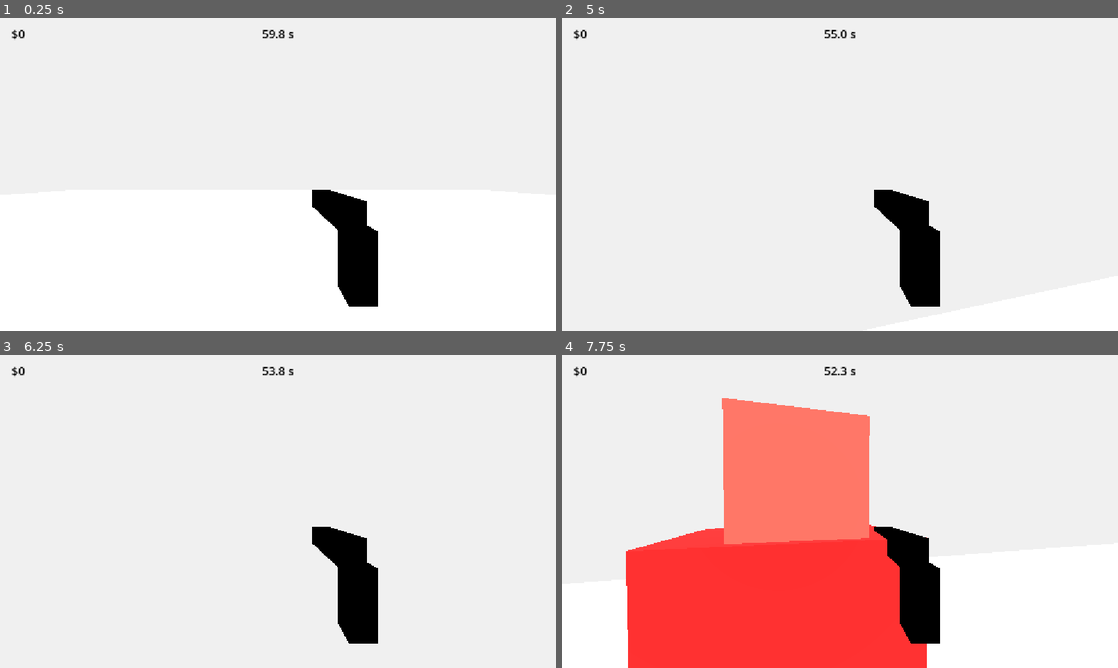
Above: before the commit, frames 1-4 (two rows, left to right).
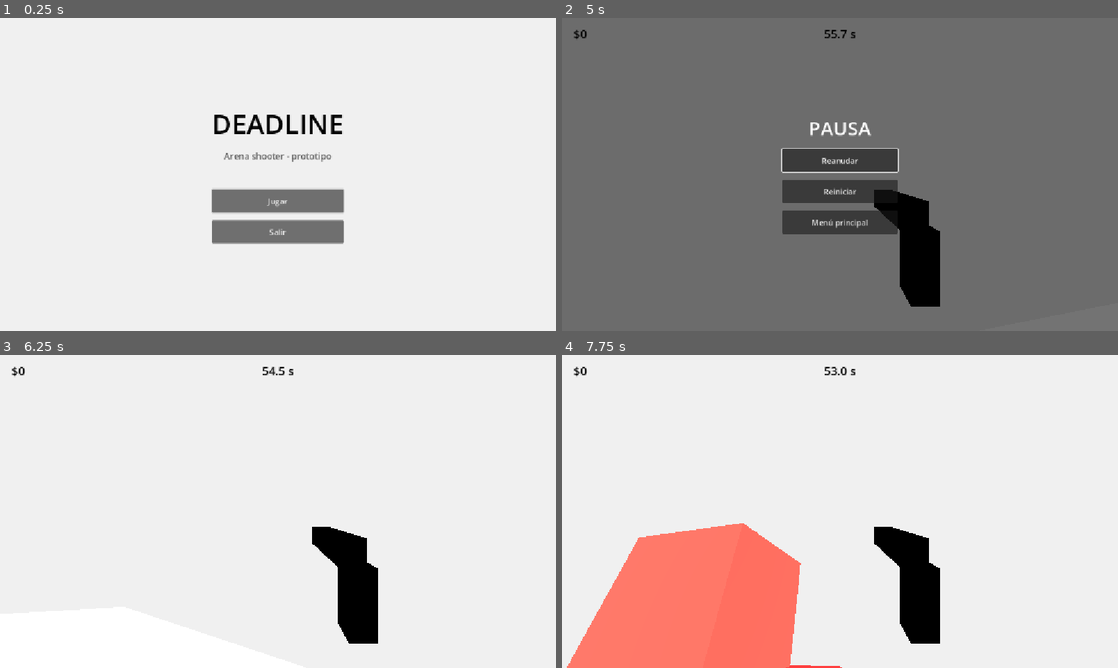
Above: after the commit, the same moments.

Repository: Veilen1/Deadline
Game: Godot game, scene res://scenes/ui/main_menu.tscn
Same seed, same stepped clock (60 frames per second), same inputs: the game is played once before the commit and once after it. Before the commit the project starts from res://scenes/main.tscn.
Inputs (mouse positions are in pixels of both pictures, inside the frame that each line leads up to):
- Up to frame 1 (0.25 s): no input
- Up to frame 2 (5 s): click (840, 199) at 0.5 s, where only the run after the commit has a clickable "Jugar"; move the mouse to (867, 174) at 1.27 s; press the mouse at (867, 174) at 1.28 s; hold W (move_forward) from 1.28 s (still down); move the mouse to (812, 174) at 2.02 s; release the mouse at (812, 174) at 2.03 s; click (812, 174) at 2.1 s; move the mouse to (851, 168) at 2.77 s; press the mouse at (851, 168) at 2.78 s; move the mouse to (834, 180) at 3.52 s; release the mouse at (834, 180) at 3.53 s; click (834, 180) at 3.6 s; move the mouse to (878, 177) at 4.27 s; press the mouse at (878, 177) at 4.28 s; tap Escape (ui_cancel) at 4.9 s
- Up to frame 3 (6.25 s): release W (move_forward) at 5 s; release the mouse at (316, 514) at 5 s; click (278, 498) at 5 s, where only the run after the commit has a clickable "Reanudar"; move the mouse to (111, 464) at 5.77 s; hold A (move_left) from 5.78 s (still down); click (111, 464) at 5.85 s
- Up to frame 4 (7.75 s): move the mouse to (867, 511) at 6.52 s; release A (move_left) at 6.53 s; press the mouse at (867, 511) at 6.53 s; hold S (move_back) 6.53-7.28 s; move the mouse to (756, 433) at 7.27 s; release the mouse at (756, 433) at 7.28 s; hold D (move_right) from 7.28 s (still down); click (756, 433) at 7.35 s

The runs differ from the first frame. In frame 1, 7.0% of the frame differs, in the area x 2-68%, y 3-93%; in frame 2, 97%, in the area x 0-100%, y 0-100%; in frame 3, less than 0.1%; in frame 4, 33%.

Commit message:
feat(ui): agregar menu principal y menu de pausa

Diff:
--- a/project.godot
+++ b/project.godot
@@ -11,7 +11,7 @@
 [application]
 
 config/name="Deadline"
-run/main_scene="res://scenes/main.tscn"
+run/main_scene="res://scenes/ui/main_menu.tscn"
 config/features=PackedStringArray("4.7", "Forward Plus")
 config/icon="res://icon.svg"
 
--- a/scenes/actors/player/player.gd
+++ b/scenes/actors/player/player.gd
@@ -25,10 +25,6 @@
 
 
 func _unhandled_input(event: InputEvent) -> void:
-	if event.is_action_pressed("ui_cancel"):
-		Input.mouse_mode = Input.MOUSE_MODE_VISIBLE
-		return
-
 	if Input.mouse_mode != Input.MOUSE_MODE_CAPTURED:
 		return
 
--- a/scenes/main.tscn
+++ b/scenes/main.tscn
@@ -1,8 +1,9 @@
-[gd_scene load_steps=4 format=3]
+[gd_scene load_steps=5 format=3]
 
 [ext_resource type="Script" path="res://scenes/main.gd" id="1_main"]
 [ext_resource type="PackedScene" path="res://scenes/actors/player/player.tscn" id="2_player"]
 [ext_resource type="PackedScene" path="res://scenes/levels/zone_01.tscn" id="3_zone"]
+[ext_resource type="PackedScene" path="res://scenes/ui/pause_menu.tscn" id="4_pause"]
 
 [node name="Main" type="Node3D"]
 script = ExtResource("1_main")
@@ -35,3 +36,5 @@
 theme_override_font_sizes/font_size = 24
 text = "60.0 s"
 horizontal_alignment = 1
+
+[node name="PauseMenu" parent="CanvasLayer" instance=ExtResource("4_pause")]
--- /dev/null
+++ b/scenes/ui/main_menu.gd
@@ -0,0 +1,21 @@
+extends Control
+
+const GAME_SCENE: String = "res://scenes/main.tscn"
+
+@onready var play_button: Button = $CenterContainer/Menu/PlayButton
+@onready var quit_button: Button = $CenterContainer/Menu/QuitButton
+
+
+func _ready() -> void:
+	Input.mouse_mode = Input.MOUSE_MODE_VISIBLE
+	play_button.pressed.connect(_on_play_pressed)
+	quit_button.pressed.connect(_on_quit_pressed)
+	play_button.grab_focus()
+
+
+func _on_play_pressed() -> void:
+	get_tree().change_scene_to_file(GAME_SCENE)
+
+
+func _on_quit_pressed() -> void:
+	get_tree().quit()
--- /dev/null
+++ b/scenes/ui/main_menu.tscn
@@ -0,0 +1,61 @@
+[gd_scene load_steps=2 format=3]
+
+[ext_resource type="Script" path="res://scenes/ui/main_menu.gd" id="1_main_menu"]
+
+[node name="MainMenu" type="Control"]
+layout_mode = 3
+anchors_preset = 15
+anchor_right = 1.0
+anchor_bottom = 1.0
+grow_horizontal = 2
+grow_vertical = 2
+script = ExtResource("1_main_menu")
+
+[node name="Background" type="ColorRect" parent="."]
+layout_mode = 1
+anchors_preset = 15
+anchor_right = 1.0
+anchor_bottom = 1.0
+grow_horizontal = 2
+grow_vertical = 2
+color = Color(0.94, 0.94, 0.94, 1)
+
+[node name="CenterContainer" type="CenterContainer" parent="."]
+layout_mode = 1
+anchors_preset = 15
+anchor_right = 1.0
+anchor_bottom = 1.0
+grow_horizontal = 2
+grow_vertical = 2
+
+[node name="Menu" type="VBoxContainer" parent="CenterContainer"]
+layout_mode = 2
+theme_override_constants/separation = 16
+
+[node name="TitleLabel" type="Label" parent="CenterContainer/Menu"]
+layout_mode = 2
+theme_override_colors/font_color = Color(0, 0, 0, 1)
+theme_override_font_sizes/font_size = 56
+text = "DEADLINE"
+horizontal_alignment = 1
+
+[node name="SubtitleLabel" type="Label" parent="CenterContainer/Menu"]
+layout_mode = 2
+theme_override_colors/font_color = Color(0.35, 0.35, 0.35, 1)
+theme_override_font_sizes/font_size = 18
+text = "Arena shooter - prototipo"
+horizontal_alignment = 1
+
+[node name="Spacer" type="Control" parent="CenterContainer/Menu"]
+custom_minimum_size = Vector2(0, 24)
+layout_mode = 2
+
+[node name="PlayButton" type="Button" parent="CenterContainer/Menu"]
+custom_minimum_size = Vector2(240, 48)
+layout_mode = 2
+text = "Jugar"
+
+[node name="QuitButton" type="Button" parent="CenterContainer/Menu"]
+custom_minimum_size = Vector2(240, 48)
+layout_mode = 2
+text = "Salir"
--- /dev/null
+++ b/scenes/ui/pause_menu.gd
@@ -0,0 +1,55 @@
+extends Control
+
+const MAIN_MENU_SCENE: String = "res://scenes/ui/main_menu.tscn"
+
+@onready var resume_button: Button = $CenterContainer/Menu/ResumeButton
+@onready var restart_button: Button = $CenterContainer/Menu/RestartButton
+@onready var main_menu_button: Button = $CenterContainer/Menu/MainMenuButton
+
+
+func _ready() -> void:
+	hide()
+	process_mode = Node.PROCESS_MODE_ALWAYS
+	resume_button.pressed.connect(_on_resume_pressed)
+	restart_button.pressed.connect(_on_restart_pressed)
+	main_menu_button.pressed.connect(_on_main_menu_pressed)
+
+
+func _unhandled_input(event: InputEvent) -> void:
+	if not event.is_action_pressed("ui_cancel"):
+		return
+
+	if visible:
+		_resume_game()
+	else:
+		_pause_game()
+
+	get_viewport().set_input_as_handled()
+
+
+func _pause_game() -> void:
+	get_tree().paused = true
+	show()
+	Input.mouse_mode = Input.MOUSE_MODE_VISIBLE
+	resume_button.grab_focus()
+
+
+func _resume_game() -> void:
+	hide()
+	get_tree().paused = false
+	Input.mouse_mode = Input.MOUSE_MODE_CAPTURED
+
+
+func _on_resume_pressed() -> void:
+	_resume_game()
+
+
+func _on_restart_pressed() -> void:
+	get_tree().paused = false
+	get_tree().reload_current_scene()
+
+
+func _on_main_menu_pressed() -> void:
+	get_tree().paused = false
+	Input.mouse_mode = Input.MOUSE_MODE_VISIBLE
+	get_tree().change_scene_to_file(MAIN_MENU_SCENE)
--- /dev/null
+++ b/scenes/ui/pause_menu.tscn
@@ -0,0 +1,57 @@
+[gd_scene load_steps=2 format=3]
+
+[ext_resource type="Script" path="res://scenes/ui/pause_menu.gd" id="1_pause_menu"]
+
+[node name="PauseMenu" type="Control"]
+process_mode = 3
+visible = false
+layout_mode = 3
+anchors_preset = 15
+anchor_right = 1.0
+anchor_bottom = 1.0
+grow_horizontal = 2
+grow_vertical = 2
+script = ExtResource("1_pause_menu")
+
+[node name="Dimmer" type="ColorRect" parent="."]
+layout_mode = 1
+anchors_preset = 15
+anchor_right = 1.0
+anchor_bottom = 1.0
+grow_horizontal = 2
+grow_vertical = 2
+color = Color(0, 0, 0, 0.55)
+
+[node name="CenterContainer" type="CenterContainer" parent="."]
+layout_mode = 1
+anchors_preset = 15
+anchor_right = 1.0
+anchor_bottom = 1.0
+grow_horizontal = 2
+grow_vertical = 2
+
+[node name="Menu" type="VBoxContainer" parent="CenterContainer"]
+layout_mode = 2
+theme_override_constants/separation = 16
+
+[node name="TitleLabel" type="Label" parent="CenterContainer/Menu"]
+layout_mode = 2
+theme_override_colors/font_color = Color(1, 1, 1, 1)
+theme_override_font_sizes/font_size = 40
+text = "PAUSA"
+horizontal_alignment = 1
+
+[node name="ResumeButton" type="Button" parent="CenterContainer/Menu"]
+custom_minimum_size = Vector2(240, 48)
+layout_mode = 2
+text = "Reanudar"
+
+[node name="RestartButton" type="Button" parent="CenterContainer/Menu"]
+custom_minimum_size = Vector2(240, 48)
+layout_mode = 2
+text = "Reiniciar"
+
+[node name="MainMenuButton" type="Button" parent="CenterContainer/Menu"]
+custom_minimum_size = Vector2(240, 48)
+layout_mode = 2
+text = "Menú principal"
Not shown, added: scenes/ui/main_menu.gd.uid
Not shown, added: scenes/ui/pause_menu.gd.uid
